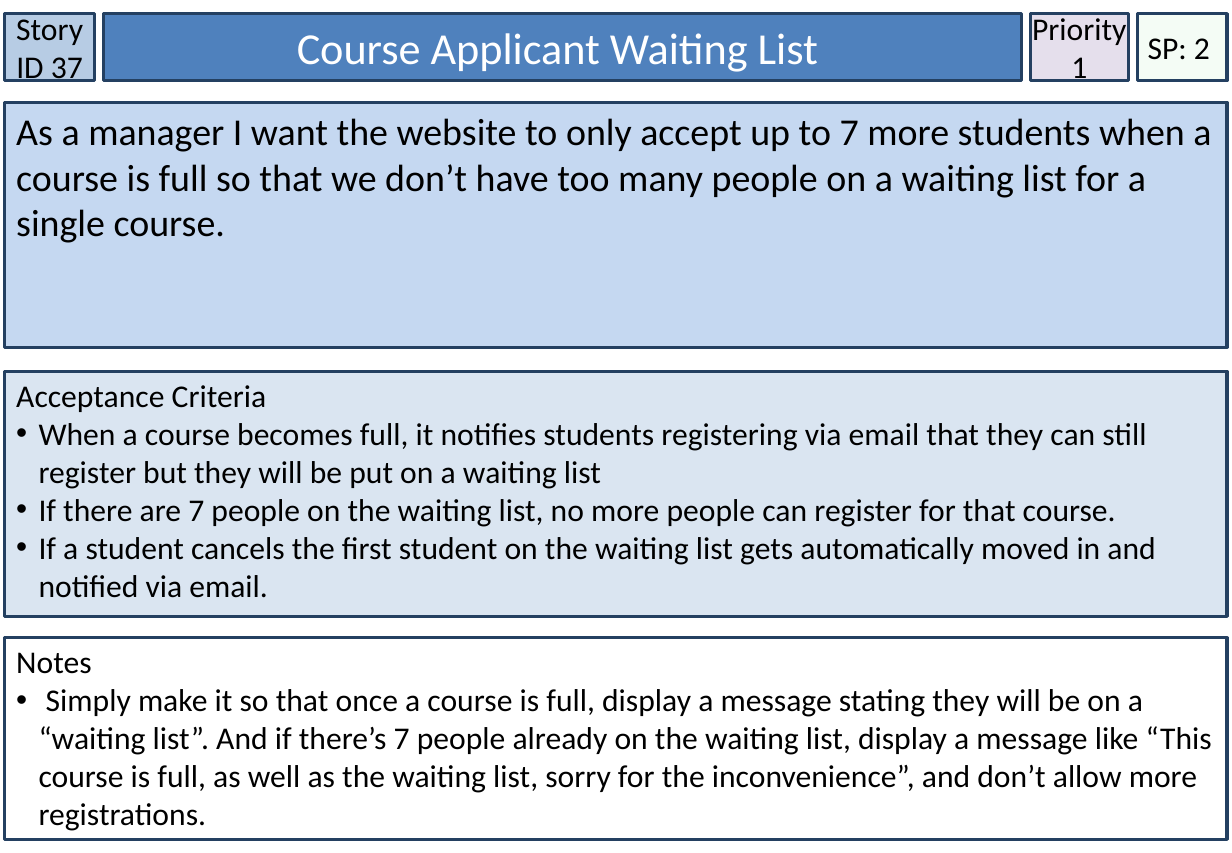
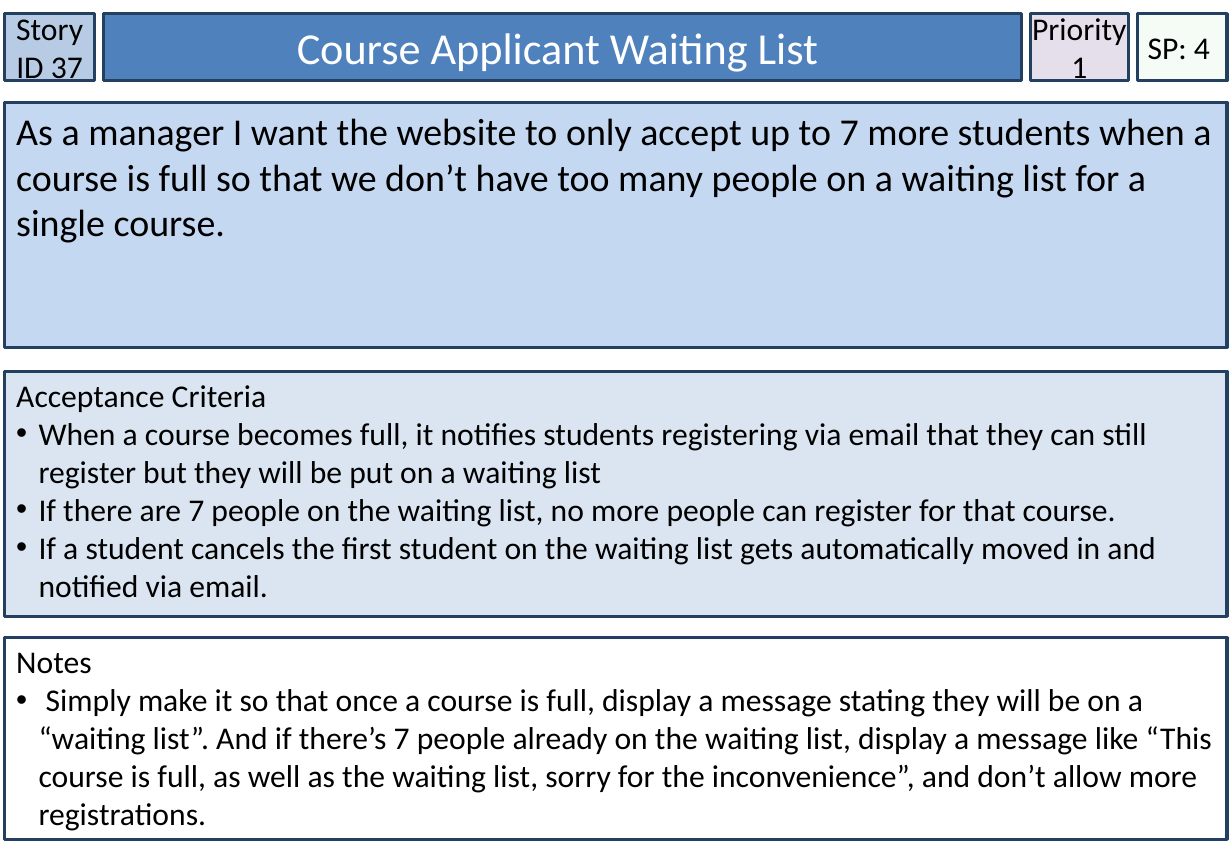
Before and after one commit to tross78/IFB299, a slide deck: slide 24 of User Stories.pptx (slide 20 before the commit). Drawn at 1232x853 pixels with LibreOffice and Linux fonts; fonts in the diff are those of the drawing. Boxes give left, top, right and bottom in pixels: in the first picture for what was removed or moved away, otherwise in the second. Text is boxed around its words. In the diff, an @@ line names an element or a change of style, - is before the commit and + after.

```diff
--- a/User Stories.pptx
+++ b/User Stories.pptx
@@ text in rectangle at [1148, 38, 1210, 60]: text changed @@
-SP: 2
+SP: 4
```
Also in this commit, not shown: 9 other slides changed, 2 slides added, 1 slide removed, 1 other file.
